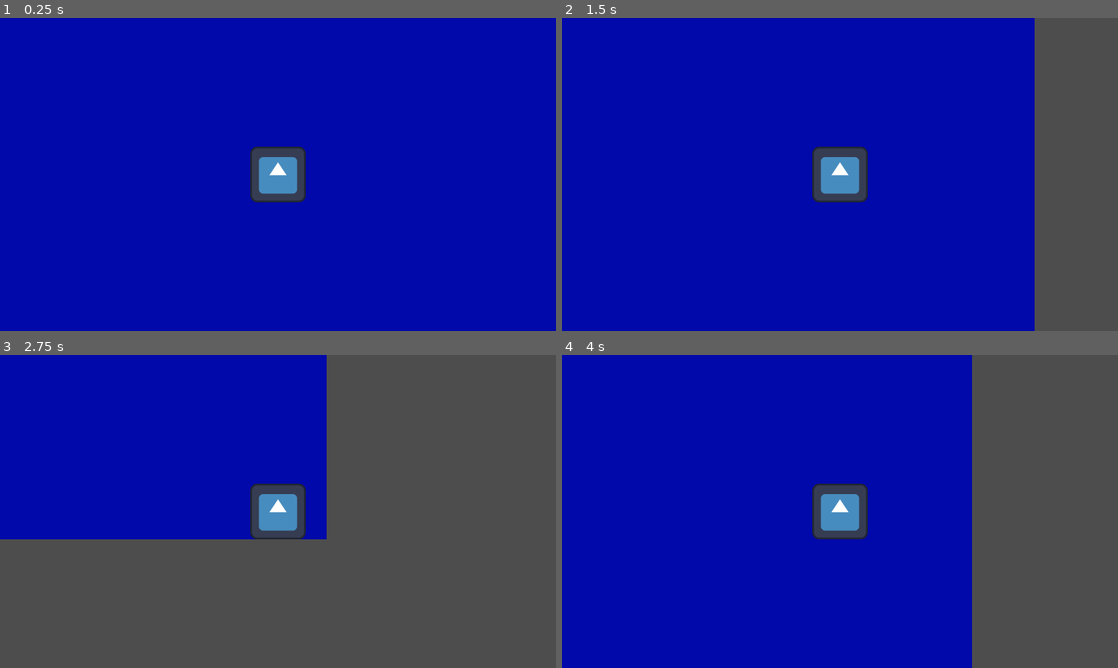
Above: before the commit, frames 1-4 (two rows, left to right).
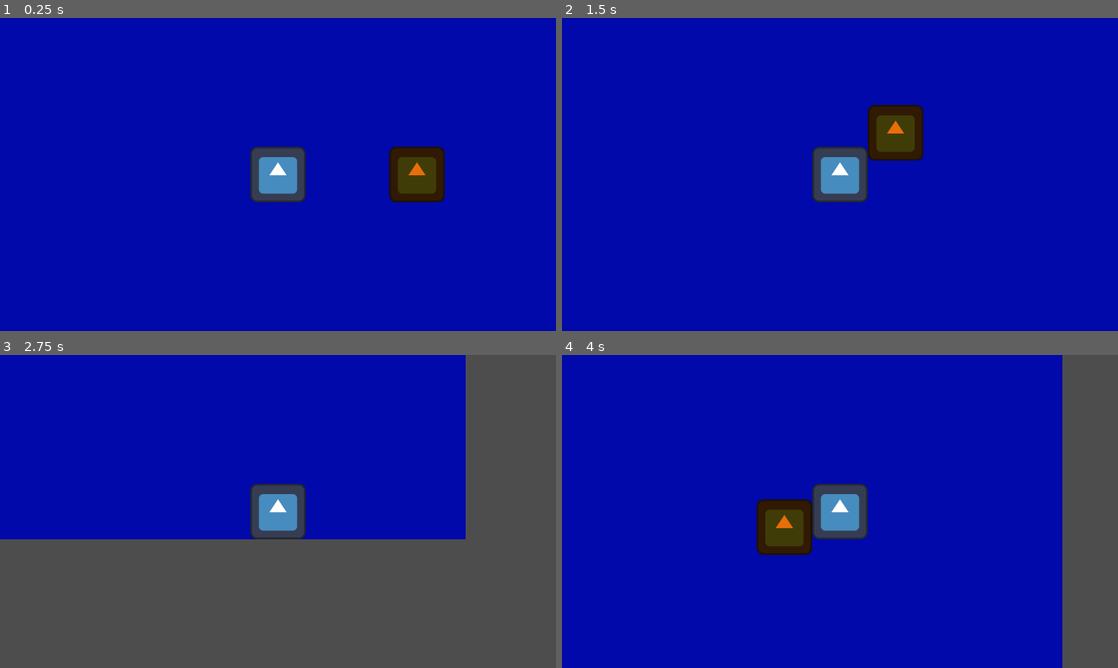
Above: after the commit, the same moments.

Repository: dogamujde/fishing-game
Game: Godot game, scene res://scenes/fight_arena.tscn
The game is run twice, just before and just after one commit, with the same random seed, the same clock (stepped at 60 frames per second) and the same inputs. This scene is started directly instead of the project's main scene. The engine's default icon, where the game draws it, is replaced by a stand-in: a white triangle on a blue panel in a dark square.
Inputs:
- Up to frame 1 (0.25 s): no input
- Up to frame 2 (1.5 s): tap Enter at 0.5 s; hold D (move_right) 0.53-1.28 s; tap Space (dodge) at 0.6 s; tap J (action, bound only after the commit) at 0.8, 1.35 s; hold S (move_down) from 1.28 s (still down)
- Up to frame 3 (2.75 s): tap Space (dodge) at 1.55, 2.1 s; release S (move_down) at 2.03 s; hold D (move_right) from 2.03 s (still down); tap J (action, bound only after the commit) at 2.3 s
- Up to frame 4 (4 s): release D (move_right) at 2.78 s; hold W (move_up) 2.78-3.53 s; tap E (interact) at 2.85 s; tap Space (dodge) at 3.05 s; hold A (move_left) from 3.53 s (still down); tap J (action, bound only after the commit) at 3.6 s

The runs differ from the first frame. In frame 1, 1.8% of the frame differs, in the area x 70-80%, y 41-59%; in frame 2, 17%; in frame 3, 15%; in frame 4, 18%, in the area x 35-90%, y 0-100%.

Commit message:
add attack hitbox and a dummy fish to test hits in the arena

Diff:
--- a/project.godot
+++ b/project.godot
@@ -66,6 +66,11 @@
 "events": [Object(InputEventKey,"resource_local_to_scene":false,"resource_name":"","device":-1,"window_id":0,"alt_press …(191 unchanged characters)…
 ]
 }
+action={
+"deadzone": 0.2,
+"events": [Object(InputEventKey,"resource_local_to_scene":false,"resource_name":"","device":-1,"window_id":0,"alt_pressed":false,"shift_pressed":false,"ctrl_pressed":false,"meta_pressed":false,"pressed":false,"keycode":0,"physical_keycode":74,"key_label":0,"unicode":106,"location":0,"echo":false,"script":null)
+]
+}
 
 [physics]
 
--- /dev/null
+++ b/scenes/dummy_fish.tscn
@@ -0,0 +1,18 @@
+[gd_scene format=3 uid="uid://ctoy0lwgla6bv"]
+
+[ext_resource type="Script" uid="uid://b3jyvprwesaga" path="res://scripts/dummy_fish.gd" id="1_5mji2"]
+[ext_resource type="Texture2D" uid="uid://6is3wffdvwbx" path="res://icon.svg" id="1_f1cd6"]
+
+[sub_resource type="RectangleShape2D" id="RectangleShape2D_yey6y"]
+size = Vector2(32, 32)
+
+[node name="DummyFish" type="StaticBody2D" unique_id=994859185]
+script = ExtResource("1_5mji2")
+
+[node name="Sprite2D" type="Sprite2D" parent="." unique_id=1992072888]
+modulate = Color(0.90813667, 0.4312966, 0.04057294, 1)
+scale = Vector2(0.25, 0.25)
+texture = ExtResource("1_f1cd6")
+
+[node name="CollisionShape2D" type="CollisionShape2D" parent="." unique_id=1272037577]
+shape = SubResource("RectangleShape2D_yey6y")
--- a/scenes/fight_arena.tscn
+++ b/scenes/fight_arena.tscn
@@ -1,6 +1,7 @@
 [gd_scene format=3 uid="uid://b8ydnf2kynpxj"]
 
 [ext_resource type="PackedScene" uid="uid://qa3f1bcvhocq" path="res://scenes/player.tscn" id="1_cjqw6"]
+[ext_resource type="PackedScene" uid="uid://ctoy0lwgla6bv" path="res://scenes/dummy_fish.tscn" id="2_f0kv7"]
 
 [sub_resource type="RectangleShape2D" id="RectangleShape2D_yey6y"]
 size = Vector2(480, 16)
@@ -44,3 +45,7 @@
 
 [node name="Player" parent="." unique_id=701080228 instance=ExtResource("1_cjqw6")]
 dodge_enabled = true
+attack_enabled = true
+
+[node name="DummyFish" parent="." unique_id=994859185 instance=ExtResource("2_f0kv7")]
+position = Vector2(80, 0)
--- a/scenes/player.tscn
+++ b/scenes/player.tscn
@@ -5,6 +5,9 @@
 
 [sub_resource type="RectangleShape2D" id="RectangleShape2D_yey6y"]
 size = Vector2(32, 32)
+
+[sub_resource type="CircleShape2D" id="CircleShape2D_yey6y"]
+radius = 16.0
 
 [node name="Player" type="CharacterBody2D" unique_id=701080228]
 motion_mode = 1
@@ -18,3 +21,8 @@
 shape = SubResource("RectangleShape2D_yey6y")
 
 [node name="Camera2D" type="Camera2D" parent="." unique_id=1202923623]
+
+[node name="AttackHitbox" type="Area2D" parent="." unique_id=539507110]
+
+[node name="CollisionShape2D" type="CollisionShape2D" parent="AttackHitbox" unique_id=1188211419]
+shape = SubResource("CircleShape2D_yey6y")
--- /dev/null
+++ b/scripts/dummy_fish.gd
@@ -0,0 +1,20 @@
+extends StaticBody2D
+
+# placeholder until davids fish is ready, it just takes hits
+@export var max_hp: int = 3
+var hp: int = 0
+
+func _ready() -> void:
+	hp = max_hp
+
+func take_hit(damage: int) -> void:
+	hp -= damage
+	print("dummy fish hit, hp left: ", hp)
+	if hp <= 0:
+		print("dummy fish beaten")
+		queue_free()
+		return
+	# quick red flash so you can see the hit landed
+	modulate = Color(1, 0.4, 0.4)
+	await get_tree().create_timer(0.1).timeout
+	modulate = Color.WHITE
--- a/scripts/player.gd
+++ b/scripts/player.gd
@@ -4,11 +4,14 @@
 # how fast the player walks, tweak this later for game feel
 @export var speed: float = 120.0
 
-# dodge is off by default so it only works in the fight arena
+# dodge and attack are off by default so they only work in the fight arena
 @export var dodge_enabled: bool = false
 @export var dodge_speed: float = 360.0
 @export var dodge_time: float = 0.15
 @export var dodge_cooldown: float = 0.5
+@export var attack_enabled: bool = false
+@export var attack_damage: int = 1
+@export var attack_cooldown: float = 0.3
 
 # turned off while fishing so the player cant walk away mid cast
 var can_move: bool = true
@@ -20,11 +23,15 @@
 var dodge_dir: Vector2 = Vector2.RIGHT
 var dodge_timer: float = 0.0
 var cooldown_timer: float = 0.0
-# last direction we walked in, dodge goes this way
+var attack_timer: float = 0.0
+# last direction we walked in, dodge and attack go this way
 var facing: Vector2 = Vector2.RIGHT
+
+@onready var attack_hitbox: Area2D = $AttackHitbox
 
 func _physics_process(delta: float) -> void:
 	cooldown_timer = maxf(cooldown_timer - delta, 0.0)
+	attack_timer = maxf(attack_timer - delta, 0.0)
 	if not can_move:
 		_end_dodge()
 		velocity = Vector2.ZERO
@@ -40,9 +47,13 @@
 	var input_dir := Input.get_vector("move_left", "move_right", "move_up", "move_down")
 	if input_dir != Vector2.ZERO:
 		facing = input_dir
+	# keep the hitbox in front of the player
+	attack_hitbox.position = facing * 20.0
 	if dodge_enabled and Input.is_action_just_pressed("dodge") and cooldown_timer <= 0.0:
 		_start_dodge()
 		return
+	if attack_enabled and Input.is_action_just_pressed("action") and attack_timer <= 0.0:
+		_attack()
 	velocity = input_dir * speed
 	# move_and_slide moves the body and stops/slides it along walls
 	move_and_slide()
@@ -61,3 +72,11 @@
 	is_dodging = false
 	is_invincible = false
 	modulate.a = 1.0
+
+func _attack() -> void:
+	attack_timer = attack_cooldown
+	print("attack")
+	# anything with a take_hit function gets hit, so davids fish just needs that function
+	for body in attack_hitbox.get_overlapping_bodies():
+		if body != self and body.has_method("take_hit"):
+			body.take_hit(attack_damage)
Not shown, added: scripts/dummy_fish.gd.uid
